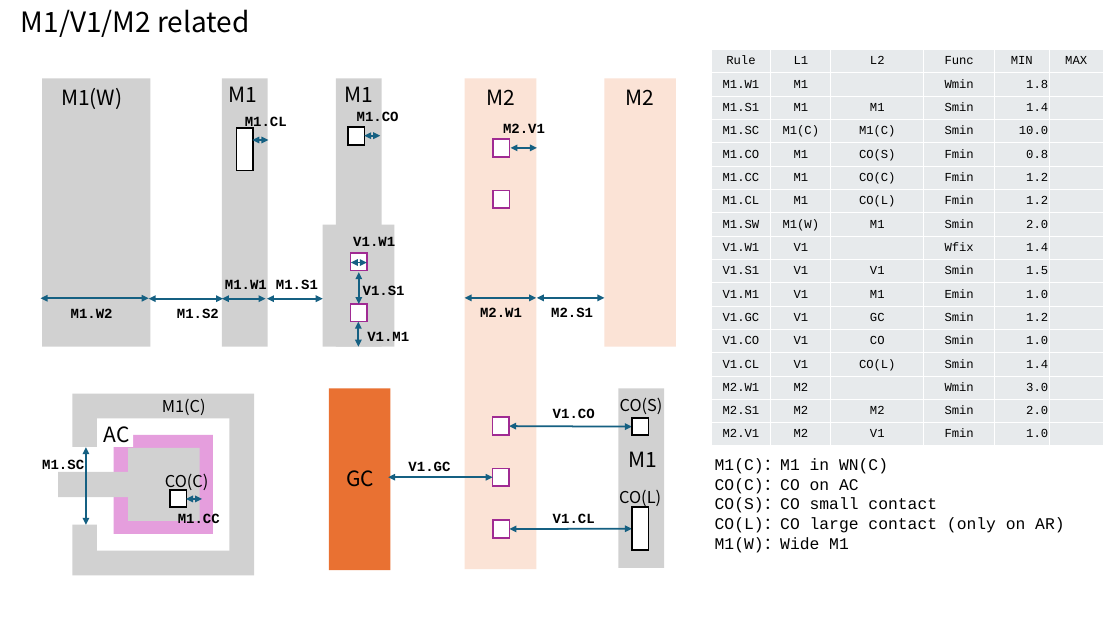
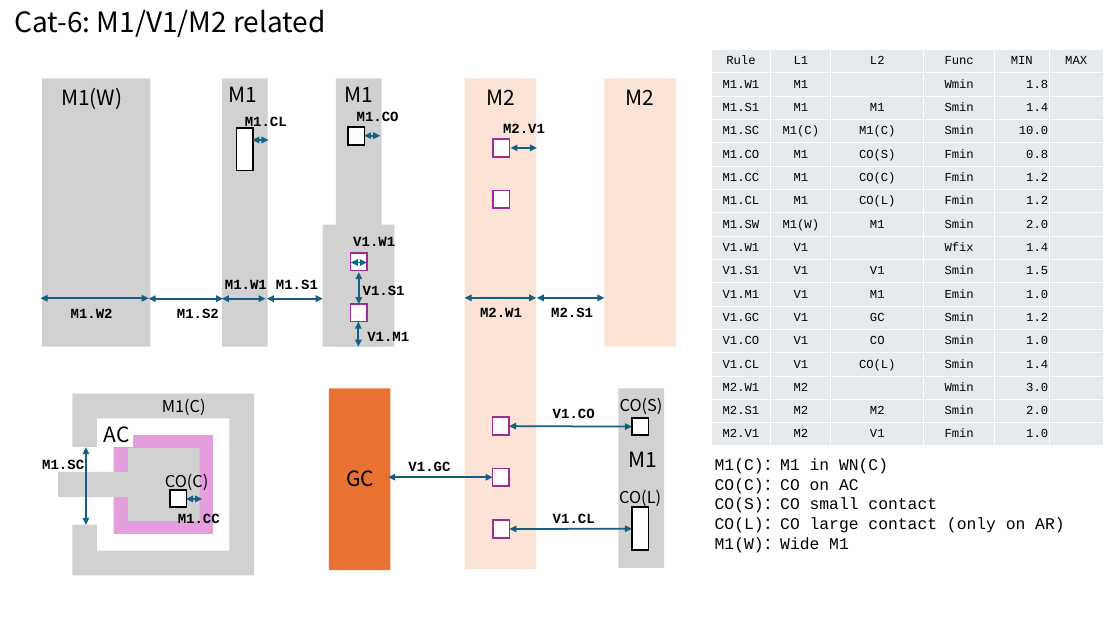
Before and after one commit to H-Ojiro/TR-1um, a slide deck: slide 8 of Document/TR-1um_DRC_summary.pptx. Drawn at 1120x630 pixels with LibreOffice and Linux fonts; fonts in the diff are those of the drawing. Boxes give left, top, right and bottom in pixels: in the first picture for what was removed or moved away, otherwise in the second. Text is boxed around its words. In the diff, an @@ line names an element or a change of style, - is before the commit and + after.

```diff
--- a/Document/TR-1um_DRC_summary.pptx
+++ b/Document/TR-1um_DRC_summary.pptx
@@ text at box(15, 9, 325, 37): text changed @@
-M1/V1/M2 related
+Cat-6: M1/V1/M2 related
```
Also in this commit, not shown: 9 other slides changed, 4 other files.
